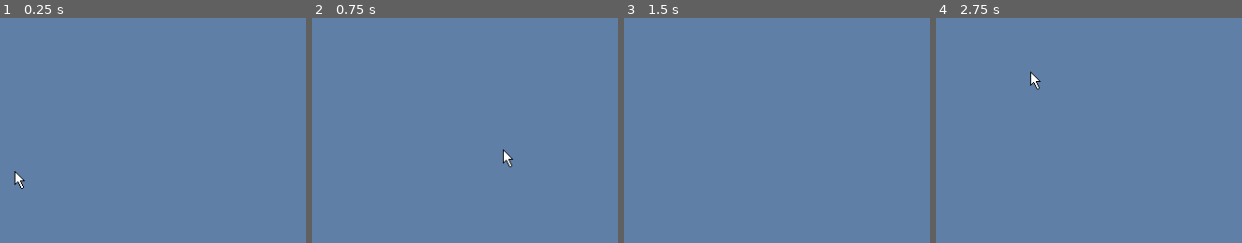
Above: before the commit, frames 1-4 (left to right).
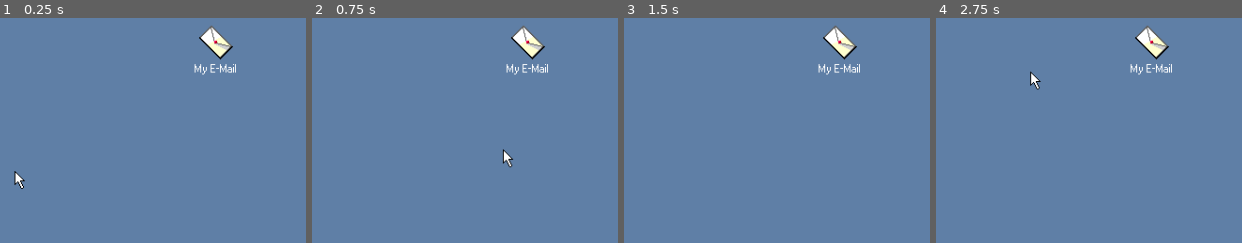
Above: after the commit, the same moments.

Repository: CarpetBakery/ThreeEnds
Game: Godot game, scene res://maps/mpComputer.tscn
The game is run twice, just before and just after one commit, with the same random seed, the same clock (stepped at 60 frames per second) and the same inputs.
Inputs (mouse positions are % of the whole screen's width and height, from its top left):
- Up to frame 1 (0.25 s): no input
- Up to frame 2 (0.75 s): tap Enter (ui_accept) at 0.5 s; move the mouse to (79, 45) at 0.52 s; press the mouse at (79, 45) at 0.53 s; hold D (right) from 0.53 s (still down)
- Up to frame 3 (1.5 s): tap Space (jump) at 0.77 s; release D (right) at 1.25 s; release the mouse at (79, 45) at 1.25 s; tap Enter (ui_accept) at 1.25 s; drag from (24, 55) to (43, 70) at 1.27 s
- Up to frame 4 (2.75 s): tap R (debug_restart) at 2 s; move the mouse to (63, 28) at 2.02 s; hold D (right) from 2.03 s (still down); hold Alt (free_look) from 2.03 s (still down); click (63, 28) at 2.3 s
The pictures show only the part of the screen within x 47-97%, y 16-66%; the shares and areas given below are measured in that part.

The runs differ from the first frame. In frame 1, 1.1% of the frame differs, in the area x 63-78%, y 3-26%; in frame 2, 1.1%; in frame 3, 1.1%; in frame 4, 1.1%.

Commit message:
added window class

Diff:
--- a/maps/mpComputer.tscn
+++ b/maps/mpComputer.tscn
@@ -1,8 +1,14 @@
-[gd_scene load_steps=4 format=3 uid="uid://bl7bsf3mmh4cd"]
+[gd_scene load_steps=8 format=3 uid="uid://bl7bsf3mmh4cd"]
 
 [ext_resource type="Script" path="res://scripts/ComputerManager.gd" id="1_0lr6u"]
 [ext_resource type="Texture2D" uid="uid://bs7tls7un2b8t" path="res://assets/textures/computer/computer background.png" id="2_5ugu4"]
 [ext_resource type="Texture2D" uid="uid://b8nkffo3vfrso" path="res://assets/textures/computer/cursor.png" id="3_b522p"]
+[ext_resource type="Texture2D" uid="uid://dxk106lml51e7" path="res://assets/textures/computer/emailicon.png" id="3_h7drt"]
+[ext_resource type="Texture2D" uid="uid://dy2nespmmae4m" path="res://assets/textures/computer/emailwindow.png" id="4_56smt"]
+[ext_resource type="Script" path="res://scripts/ComputerWindow.gd" id="5_nbb0k"]
+
+[sub_resource type="RectangleShape2D" id="RectangleShape2D_e1xx3"]
+size = Vector2(472, 24)
 
 [node name="MpComputer" type="CanvasLayer"]
 
@@ -16,6 +22,7 @@
 anchor_bottom = 1.0
 grow_horizontal = 2
 grow_vertical = 2
+mouse_filter = 2
 
 [node name="bg" type="Control" parent="ComputerManager/Control"]
 layout_mode = 1
@@ -24,6 +31,7 @@
 anchor_bottom = 1.0
 grow_horizontal = 2
 grow_vertical = 2
+mouse_filter = 2
 
 [node name="Black" type="ColorRect" parent="ComputerManager/Control/bg"]
 layout_mode = 1
@@ -49,7 +57,26 @@
 grow_vertical = 2
 texture = ExtResource("2_5ugu4")
 
+[node name="buttons" type="Node2D" parent="ComputerManager/Control"]
+
+[node name="emailbutton" type="Sprite2D" parent="ComputerManager/Control/buttons"]
+position = Vector2(640, 111)
+texture = ExtResource("3_h7drt")
+
 [node name="windows" type="Node2D" parent="ComputerManager/Control"]
+
+[node name="emailwindow" type="Sprite2D" parent="ComputerManager/Control/windows" node_paths=PackedStringArray("dragBox")]
+visible = false
+position = Vector2(426, 256)
+texture = ExtResource("4_56smt")
+script = ExtResource("5_nbb0k")
+dragBox = NodePath("Area2D/CollisionShape2D")
+
+[node name="Area2D" type="Area2D" parent="ComputerManager/Control/windows/emailwindow"]
+
+[node name="CollisionShape2D" type="CollisionShape2D" parent="ComputerManager/Control/windows/emailwindow/Area2D"]
+position = Vector2(-28, -157)
+shape = SubResource("RectangleShape2D_e1xx3")
 
 [node name="cursor" type="Sprite2D" parent="ComputerManager/Control"]
 position = Vector2(410, 201)
@@ -61,10 +88,15 @@
 offset_left = 747.0
 offset_right = 854.0
 offset_bottom = 480.0
+mouse_filter = 2
 color = Color(0, 0, 0, 1)
 
 [node name="borderleft" type="ColorRect" parent="ComputerManager/Control"]
 layout_mode = 0
 offset_right = 107.0
 offset_bottom = 480.0
+mouse_filter = 2
 color = Color(0, 0, 0, 1)
+
+[connection signal="mouse_entered" from="ComputerManager/Control/windows/emailwindow/Area2D" to="ComputerManager/Control/windows/emailwindow" method="_on_area_2d_mouse_entered"]
+[connection signal="mouse_exited" from="ComputerManager/Control/windows/emailwindow/Area2D" to="ComputerManager/Control/windows/emailwindow" method="_on_area_2d_mouse_exited"]
--- a/project.godot
+++ b/project.godot
@@ -89,6 +89,16 @@
 "events": [Object(InputEventKey,"resource_local_to_scene":false,"resource_name":"","device":-1,"window_id":0,"alt_press …(192 unchanged characters)…
 ]
 }
+mouseLeft={
+"deadzone": 0.5,
+"events": [Object(InputEventMouseButton,"resource_local_to_scene":false,"resource_name":"","device":-1,"window_id":0,"alt_pressed":false,"shift_pressed":false,"ctrl_pressed":false,"meta_pressed":false,"button_mask":0,"position":Vector2(0, 0),"global_position":Vector2(0, 0),"factor":1.0,"button_index":1,"canceled":false,"pressed":false,"double_click":false,"script":null)
+]
+}
+mouseRight={
+"deadzone": 0.5,
+"events": [Object(InputEventMouseButton,"resource_local_to_scene":false,"resource_name":"","device":-1,"window_id":0,"alt_pressed":false,"shift_pressed":false,"ctrl_pressed":false,"meta_pressed":false,"button_mask":0,"position":Vector2(0, 0),"global_position":Vector2(0, 0),"factor":1.0,"button_index":2,"canceled":false,"pressed":false,"double_click":false,"script":null)
+]
+}
 
 [rendering]
 
--- /dev/null
+++ b/scripts/ComputerWindow.gd
@@ -0,0 +1,50 @@
+class_name ComputerWindow extends Sprite2D
+
+@export var dragBox: CollisionShape2D
+
+# Dragging
+var mouseOnDrag: bool = false
+var dragging: bool = false
+var mouseStartPos: Vector2
+
+# Texture size
+var texSize: Vector2
+
+# Viewport size
+var viewSize = Vector2(853, 480)
+
+
+# Called when the node enters the scene tree for the first time.
+func _ready() -> void:
+	texSize = texture.get_size()
+
+
+# Called every frame. 'delta' is the elapsed time since the previous frame.
+func _process(delta: float) -> void:
+	if Input.is_action_just_pressed("mouseLeft"):
+		if mouseOnDrag:
+			dragging = true
+			mouseStartPos = position - get_viewport().get_mouse_position()
+
+	if not Input.is_action_pressed("mouseLeft"):
+		dragging = false
+
+	# Dragging behaviour
+	if dragging:
+		position = mouseStartPos + get_viewport().get_mouse_position()
+		print(position)
+	else:
+		# Snap back to the inside of the screen
+		var xpad = (viewSize.x - 640) / 2
+		position.x = clamp(position.x, xpad + texSize.x/2, viewSize.x - xpad - texSize.x/2)
+		position.y = clamp(position.y, texSize.y/2, viewSize.y - texSize.y/2)
+		#position.y = clamp(position.y, texSize.y/2, viewSize.y - texSize.y)
+		pass
+
+
+func _on_area_2d_mouse_entered() -> void:
+	mouseOnDrag = true
+
+
+func _on_area_2d_mouse_exited() -> void:
+	mouseOnDrag = false
Binary file added: assets/textures/computer/emailicon.png
Not shown, added: assets/textures/computer/emailicon.png.import
Binary file added: assets/textures/computer/emailwindow.png
Not shown, added: assets/textures/computer/emailwindow.png.import
